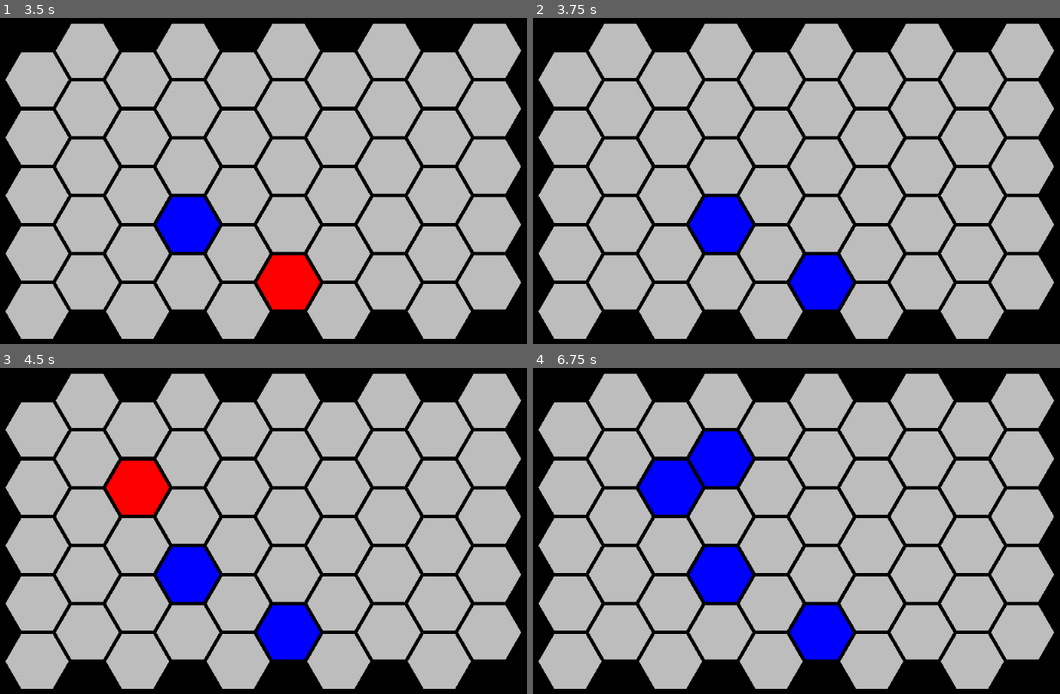
Above: before the commit, frames 1-4 (two rows, left to right).
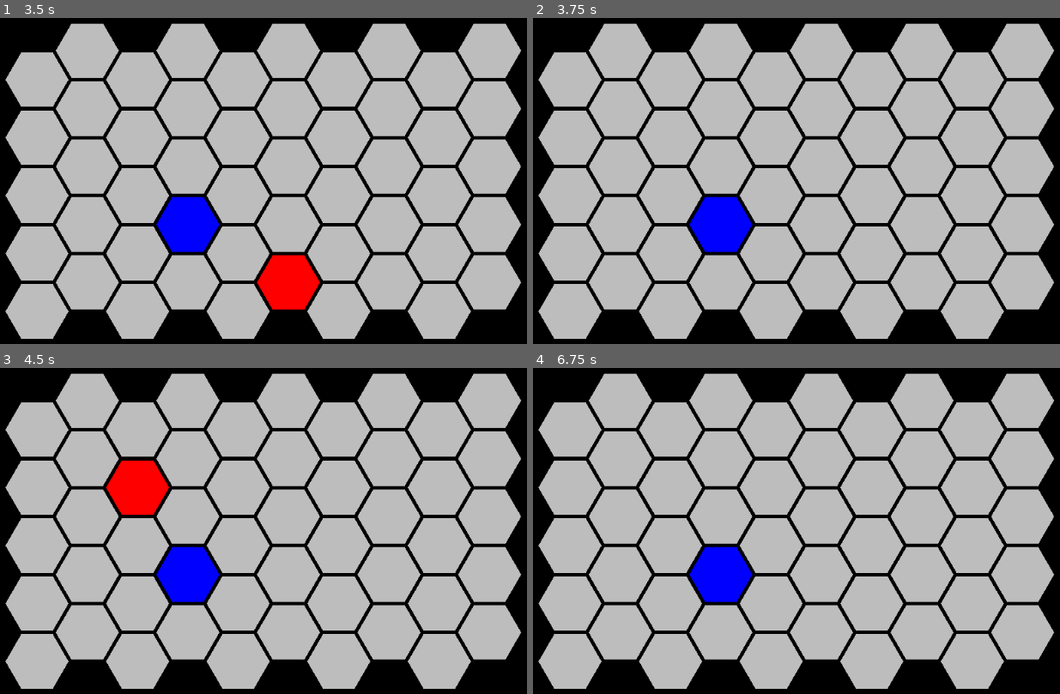
Above: after the commit, the same moments.

Repository: EfJot314/Hexes
Game: Godot game, scene res://MainScene.tscn
Same seed, same stepped clock (60 frames per second), same inputs: the game is played once before the commit and once after it.
Inputs (mouse positions are in pixels of both pictures, inside the frame that each line leads up to):
- Up to frame 1 (3.5 s): tap Enter at 0.5, 2 s; move the mouse to (463, 177) at 0.52 s; press the mouse at (463, 177) at 0.53 s; right-click (463, 177) at 0.8 s; tap Space at 1.25, 2.75 s; move the mouse to (173, 220) at 1.27 s; release the mouse at (173, 220) at 1.28 s; right-click (173, 220) at 1.35 s; click (173, 220) at 1.55 s; move the mouse to (379, 109) at 2.02 s; press the mouse at (379, 109) at 2.03 s; right-click (379, 109) at 2.3 s; move the mouse to (279, 278) at 2.77 s; release the mouse at (279, 278) at 2.78 s; right-click (279, 278) at 2.85 s; click (279, 278) at 3.05 s
- Up to frame 2 (3.75 s): tap Enter at 3.5 s; move the mouse to (1054, 259) at 3.52 s; press the mouse at (1054, 259) at 3.53 s
- Up to frame 3 (4.5 s): right-click (521, 609) at 3.8 s; tap Space at 4.25 s; move the mouse to (105, 488) at 4.27 s; release the mouse at (105, 488) at 4.28 s; right-click (105, 488) at 4.35 s
- Up to frame 4 (6.75 s): click (638, 488) at 4.55 s; move the mouse to (880, 550) at 5.02 s; press the mouse at (880, 550) at 5.03 s; right-click (880, 550) at 5.3 s; move the mouse to (743, 449) at 5.77 s; release the mouse at (743, 449) at 5.78 s; right-click (743, 449) at 5.85 s; click (743, 449) at 6.05 s; move the mouse to (996, 527) at 6.52 s; press the mouse at (996, 527) at 6.53 s

Frame 1 is identical in both runs. In frame 2, 1.5% of the frame differs, in the area x 48-61%, y 72-90%; in frame 3, 1.5%; in frame 4, 4.6%, in the area x 20-61%, y 19-90%.

Commit message:
poprawne zaznaczanie/odznaczanie hexów

Diff:
--- a/HexMap.gd
+++ b/HexMap.gd
@@ -62,7 +62,7 @@
 						neig.append(id+ny+1)
 
 			#przekazywanie danych do hexa
-			instance.set_initial_data(id, neig)
+			instance.set_initial_data(id, self,neig)
 
 			#dodawanie hexa do mapy
 			mapTab.append(instance)
@@ -80,6 +80,13 @@
 				second_selected = id
 				return true
 	return false
+
+func unselect_hex(id):
+	if first_selected == id:
+		first_selected = second_selected
+		second_selected = -1
+	elif second_selected == id:
+		second_selected = -1
 
 
 func are_neighbors(hex1, hex2):
--- a/Hexagon.gd
+++ b/Hexagon.gd
@@ -2,6 +2,7 @@
 
 var id = 0
 var neighbors = []
+var map = null
 
 export var X = 0
 export var Y = 0
@@ -33,8 +34,9 @@
 	else:
 		polyg.color = Color.gray
 
-func set_initial_data(ids, neighborss):
+func set_initial_data(ids, maps, neighborss):
 	id = ids
+	map = maps
 	for ne in neighborss:
 		neighbors.append(ne)
 
@@ -49,7 +51,7 @@
 	self.add_child(polyg)
 
 func select_this_hex():
-	return true
+	return map.select_hex(id)
 
 
 func _input(event):
@@ -60,8 +62,11 @@
 			selected = !selected
 			if selected:
 				selected = select_this_hex()
+			else:
+				map.unselect_hex(id)
 	if event.is_action_pressed("unselectHex"):
 		if mouse_over:
+			map.unselect_hex(id)
 			selected = false
 
 
